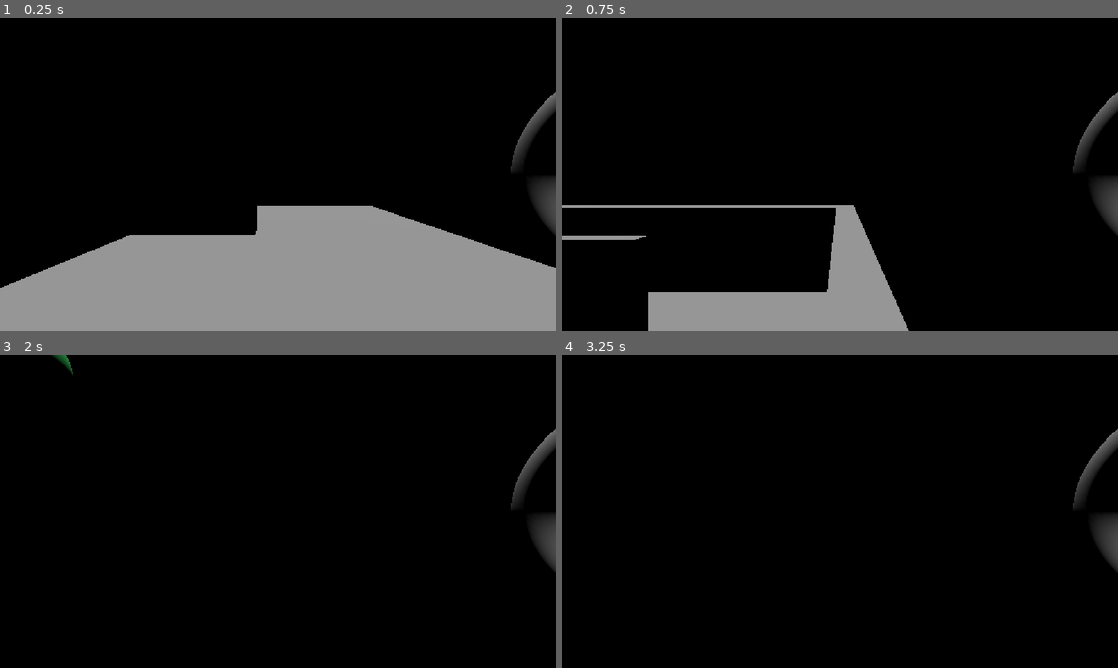
Above: before the commit, frames 1-4 (two rows, left to right).
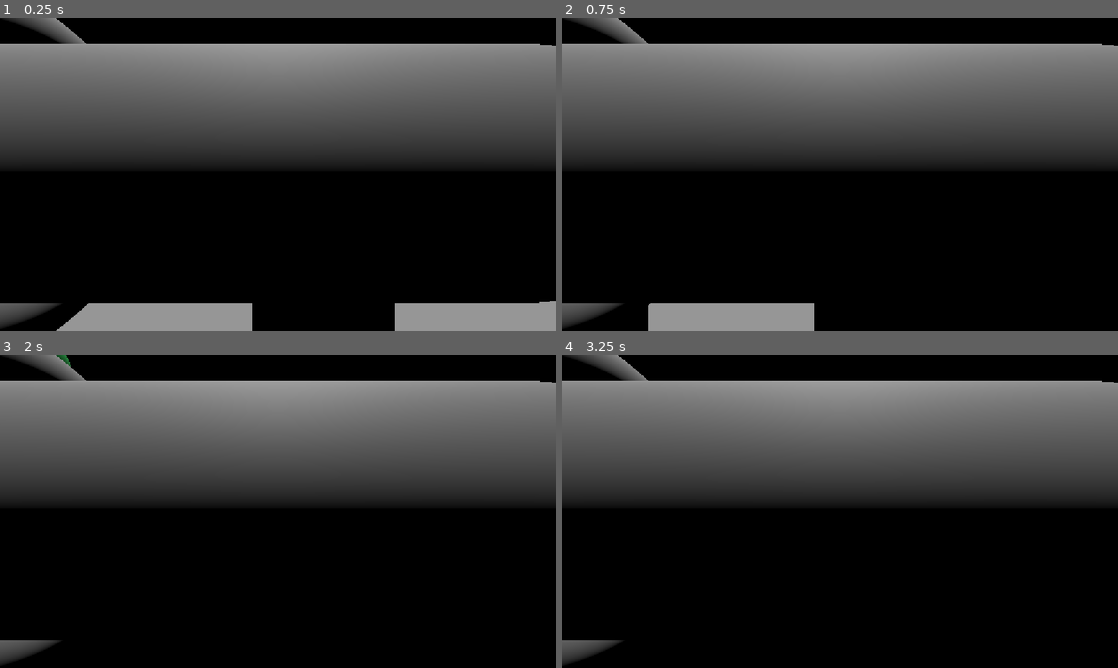
Above: after the commit, the same moments.

Repository: taurus-12uk/bounceBack
Game: Godot game, scene res://Level.tscn
Same seed, same stepped clock (60 frames per second), same inputs: the game is played once before the commit and once after it.
Inputs:
- Up to frame 1 (0.25 s): no input
- Up to frame 2 (0.75 s): tap Enter (ui_accept) at 0.5 s; hold Right (ui_right) from 0.53 s (still down)
- Up to frame 3 (2 s): tap Enter (ui_accept) at 0.77, 1.52 s; release Right (ui_right) at 1.28 s; hold Down (ui_down) from 1.28 s (still down)
- Up to frame 4 (3.25 s): release Down (ui_down) at 2.03 s; hold Right (ui_right) 2.03-2.78 s; tap Enter (ui_accept) at 2.75, 3.02 s; hold Up (ui_up) from 2.78 s (still down)

The runs differ from the first frame. In frame 1, 65% of the frame differs, in the area x 0-100%, y 0-100%; in frame 2, 46%; in frame 3, 40%; in frame 4, 40%.

Commit message:
Update character.tscn

Diff:
--- a/bounce-back/character.tscn
+++ b/bounce-back/character.tscn
@@ -32,17 +32,17 @@
 [node name="gun" type="Node3D" parent="." unique_id=1371866996]
 
 [node name="MeshInstance3D" type="MeshInstance3D" parent="gun" unique_id=1414482268]
-transform = Transform3D(-4.371139e-08, 1, 0, -1, -4.371139e-08, 0, 0, 0, 1, 2.597, 0, -1.192)
+transform = Transform3D(-4.371139e-08, 1, 0, -1, -4.371139e-08, 0, 0, 0, 1, -1.4976256, 0, -1.192)
 mesh = SubResource("TorusMesh_qh6to")
 
 [node name="MeshInstance3D2" type="MeshInstance3D" parent="gun" unique_id=1832306994]
-transform = Transform3D(-5.6824803e-08, 1.0431077, 0, -1.3, -4.5595687e-08, 0, 0, 0, 1.3, 3.8807087, 0.004214395, -1.2143612)
+transform = Transform3D(-5.6824803e-08, 1.0431077, 0, -1.3, -4.5595687e-08, 0, 0, 0, 1.3, -0.21391678, 0.004214395, -1.2143612)
 mesh = SubResource("CylinderMesh_7x8or")
 
 [node name="MeshInstance3D3" type="MeshInstance3D" parent="gun" unique_id=1373806908]
-transform = Transform3D(0.65, 0, 0, 0, 1.3, 0, 0, 0, 1.3, 5.119604, 0.006644428, -1.2233219)
+transform = Transform3D(0.65, 0, 0, 0, 1.3, 0, 0, 0, 1.3, 1.0249786, 0.006644428, -1.2233219)
 mesh = SubResource("SphereMesh_7x8or")
 
 [node name="MeshInstance3D4" type="MeshInstance3D" parent="gun" unique_id=969216002]
-transform = Transform3D(0.8, 0, 0, 0, 0.8, 0, 0, 0, 0.8, 4.3428864, -0.7441155, -1.2349861)
+transform = Transform3D(0.8, 0, 0, 0, 0.8, 0, 0, 0, 0.8, 0.24826097, -0.7441155, -1.2349861)
 mesh = SubResource("CylinderMesh_edjt2")
